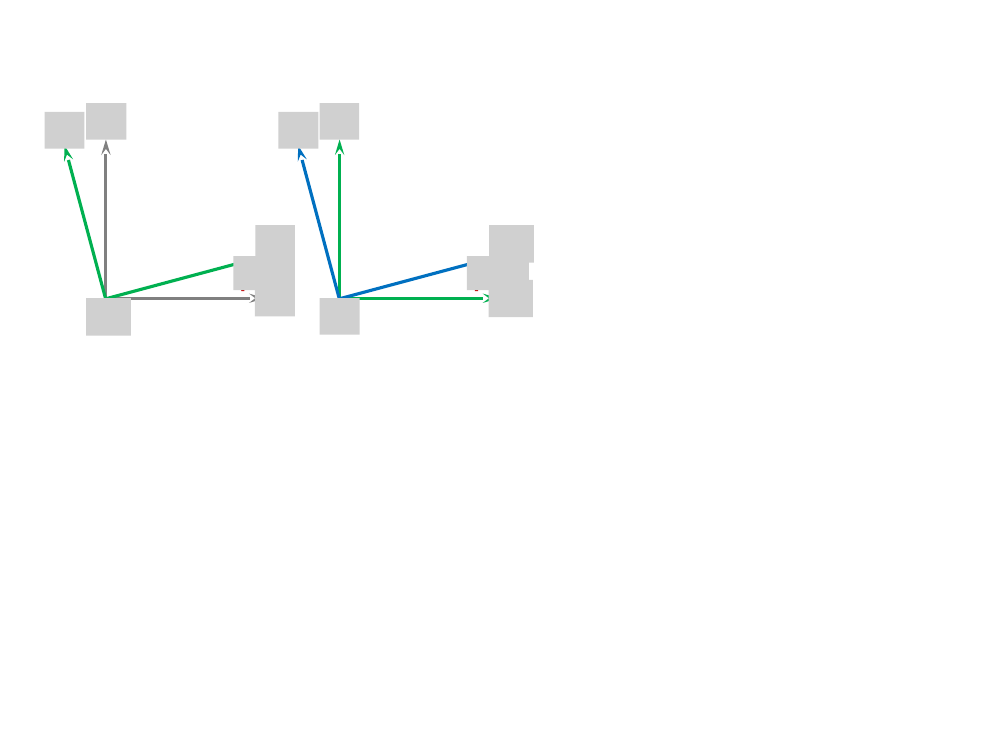
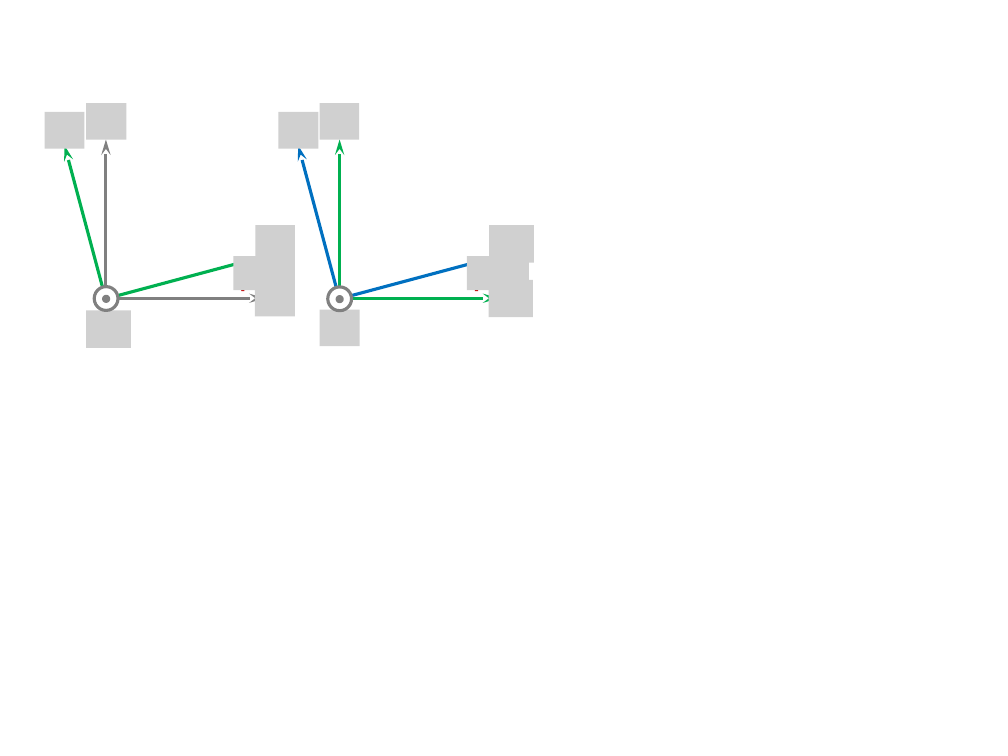
Before and after one commit to xpessoles/03_Etude_Cinematique_Systemes_Solides_Chaine_Energie_Analyser_Modeliser_Resoudre, a slide deck: slide 8 of 05_CinematiqueDuSolide/Applications_04_CentrifugeuseHumaine/png/Figure.pptx. Drawn at 1008x756 pixels with LibreOffice and Linux fonts; fonts in the diff are those of the drawing; grey boxes stand for pictures. Boxes give left, top, right and bottom in pixels: in the first picture for what was removed or moved away, otherwise in the second. Text is boxed around its words. In the diff, an @@ line names an element or a change of style, - is before the commit and + after.

```diff
--- a/05_CinematiqueDuSolide/Applications_04_CentrifugeuseHumaine/png/Figure.pptx
+++ b/05_CinematiqueDuSolide/Applications_04_CentrifugeuseHumaine/png/Figure.pptx
@@ ellipse added at box(95, 286, 119, 310), fill #FFFFFF, outline #808080 2.25 pt @@
@@ ellipse added at box(104, 296, 109, 301), fill #808080, outline #808080 2.25 pt @@
@@ ellipse added at box(328, 287, 352, 311), fill #FFFFFF, outline #808080 2.25 pt @@
@@ ellipse added at box(338, 296, 343, 301), fill #808080, outline #808080 2.25 pt @@
@@ picture: place and size @@
-picture at box(86, 298, 130, 336)
+picture at box(86, 310, 130, 348)
@@ picture: place and size @@
-picture at box(320, 298, 360, 335)
+picture at box(320, 309, 360, 346)
```
Also in this commit, not shown: 3 other files.
